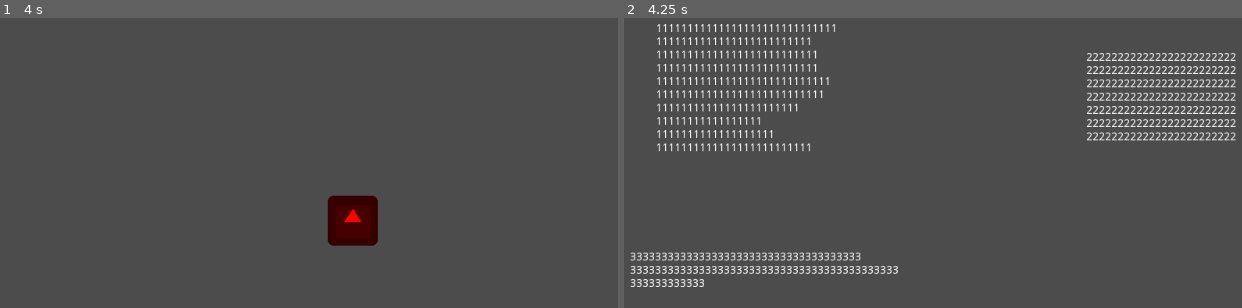
Above: before the commit, frames 1-2 (left to right).
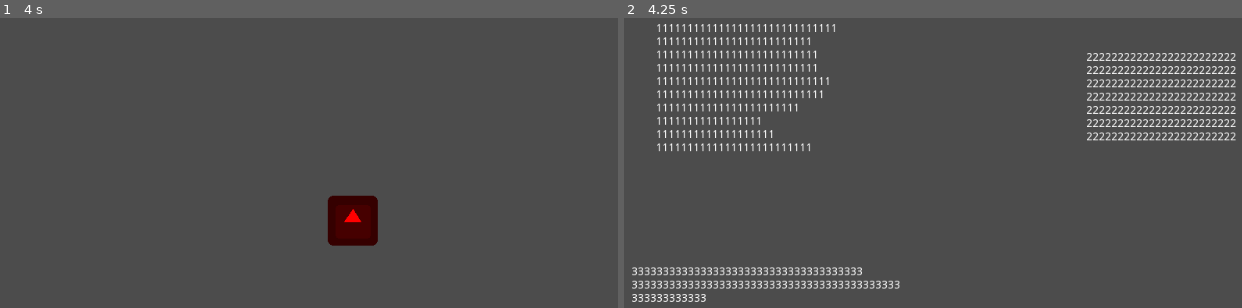
Above: after the commit, the same moments.

Repository: Salipoke/JOC_MLG
Game: Godot game, scene res://Scenes/UI/Control/Control_Room.tscn
Two runs of this game, one before a commit and one after it. Both use one fixed random seed, a clock stepped at 60 frames per second and the inputs below. The engine's default icon, where the game draws it, is replaced by a stand-in: a white triangle on a blue panel in a dark square.
Inputs (mouse positions are in pixels of both pictures, inside the frame that each line leads up to):
- Up to frame 1 (4 s): tap Enter at 0.5, 2, 3.5 s; move the mouse to (512, 200) at 0.52 s; click (512, 200) at 0.67 s; tap Space at 1.25, 2.75 s; move the mouse to (173, 247) at 1.27 s; click (173, 247) at 1.42 s; move the mouse to (414, 119) at 2.02 s; click (414, 119) at 2.17 s; move the mouse to (outside the picture) at 2.77 s; click (outside the picture) at 2.92 s; move the mouse to (574, 293) at 3.52 s; click (574, 293) at 3.67 s
- Up to frame 2 (4.25 s): tap Escape (ui_home) at 4.15 s

Frame 1 is identical in both runs. In frame 2, 2.6% of the frame differs, in the area x 0-45%, y 80-98%.

Commit message:
Quit
Ara pots tancar el joc
Poggers

Diff:
--- /dev/null
+++ b/Scenes/UI/labels/exit.gd
@@ -0,0 +1,8 @@
+extends Label
+#EL BOTÓ PER TORNAR AL JOC SENSE PREMER ESC
+
+func _input(event:InputEvent):
+	if event is InputEventMouseButton and event.pressed:
+		var bounds = Rect2(rect_position,rect_size)
+		if bounds.has_point(event.position):
+			get_tree().quit()
--- a/Scenes/UI/labels/menu.tscn
+++ b/Scenes/UI/labels/menu.tscn
@@ -1,6 +1,6 @@
 [gd_scene load_steps=5 format=2]
 
-[ext_resource path="res://Scripts/UI/Control/options_back.gd" type="Script" id=1]
+[ext_resource path="res://Scenes/UI/labels/exit.gd" type="Script" id=1]
 [ext_resource path="res://Scripts/UI/label/Label_options.gd" type="Script" id=2]
 [ext_resource path="res://Scripts/UI/label/Label_continue.gd" type="Script" id=3]
 [ext_resource path="res://Scripts/UI/Control/from_menu_esc.gd" type="Script" id=4]
@@ -13,6 +13,8 @@
 margin_top = 44.0
 margin_right = 357.0
 margin_bottom = 211.0
+mouse_filter = 0
+mouse_default_cursor_shape = 2
 text = "11111111111111111111111111111
 1111111111111111111111111
 11111111111111111111111111
@@ -30,6 +32,8 @@
 margin_top = 81.0
 margin_right = 871.0
 margin_bottom = 197.0
+mouse_filter = 0
+mouse_default_cursor_shape = 2
 text = "222222222222222222222222
 222222222222222222222222
 222222222222222222222222
@@ -39,11 +43,14 @@
 222222222222222222222222"
 script = ExtResource( 2 )
 
-[node name="Label3" type="Label" parent="."]
-margin_left = 92.0
-margin_top = 337.0
-margin_right = 441.0
-margin_bottom = 486.0
+[node name="Label_exit" type="Label" parent="."]
+margin_left = 94.0
+margin_top = 356.0
+margin_right = 443.0
+margin_bottom = 416.0
+focus_mode = 2
+mouse_filter = 0
+mouse_default_cursor_shape = 2
 text = "3333333333333333333333333333333333333
 3333333333333333333333333333333333333333333
 333333333333"
--- /dev/null
+++ b/Scenes/light_test/wall.tscn
@@ -0,0 +1,13 @@
+[gd_scene load_steps=2 format=2]
+
+[sub_resource type="OccluderPolygon2D" id=1]
+polygon = PoolVector2Array( 0, 0, 41, 0, 41, 150, 0, 150 )
+
+[node name="ColorRect" type="ColorRect"]
+margin_left = 164.0
+margin_top = 137.0
+margin_right = 205.0
+margin_bottom = 287.0
+
+[node name="LightOccluder2D" type="LightOccluder2D" parent="."]
+occluder = SubResource( 1 )
Not shown, added: Sprites/light.png.import
